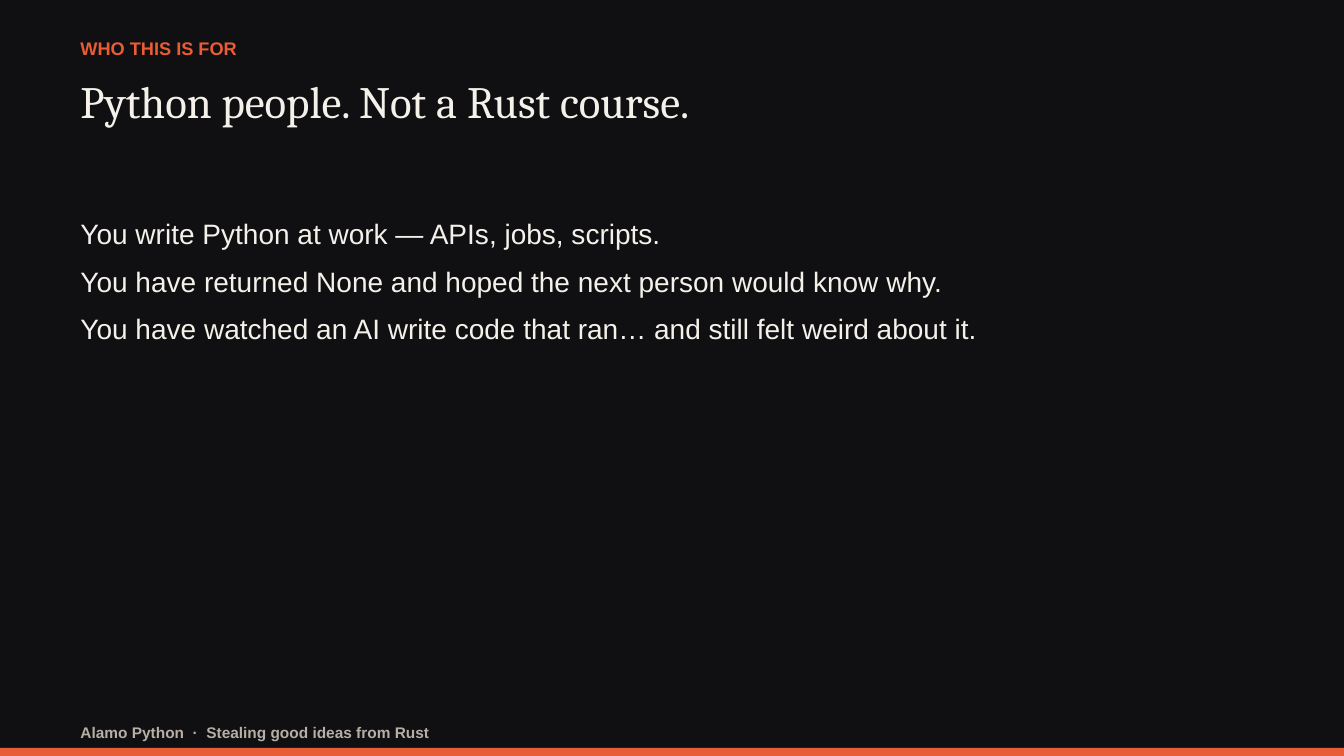
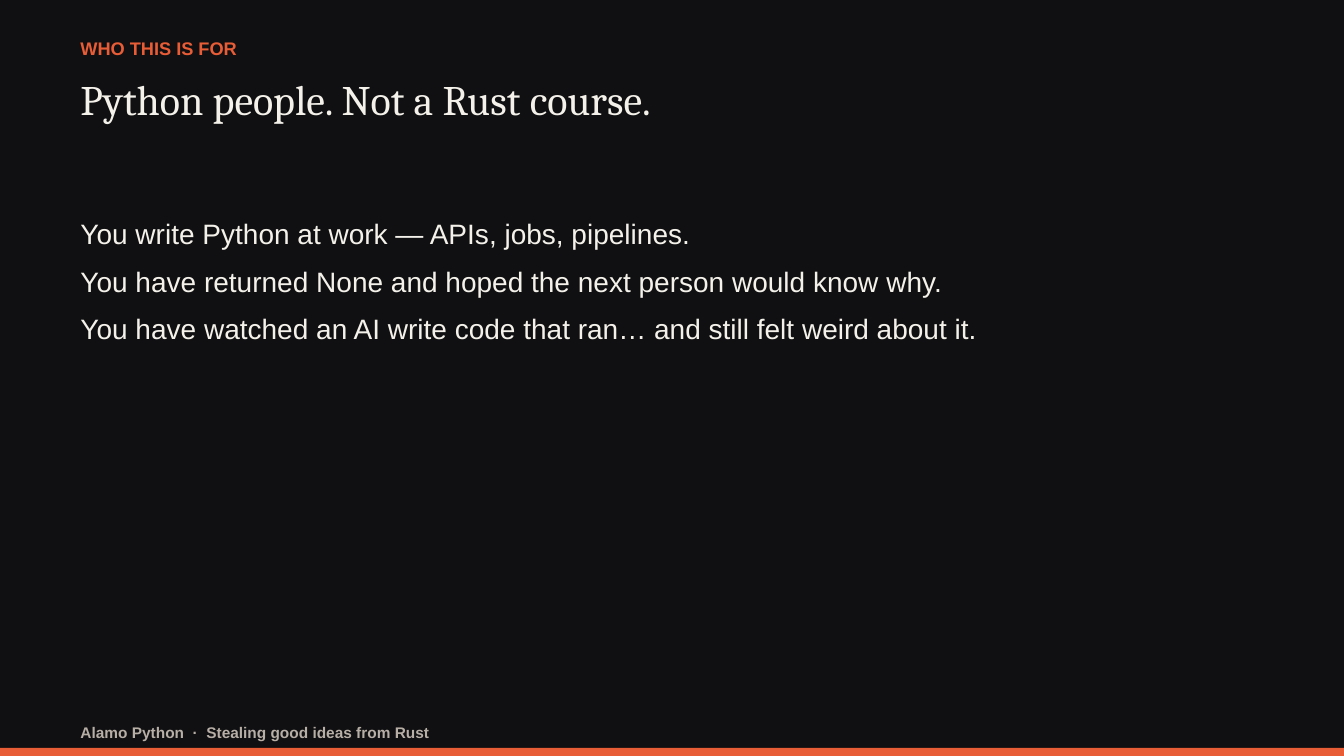
Before and after one commit to darwing1210/thinking-in-rust-writing-in-python, a slide deck: slide 2 of presentation/stealing-good-ideas-from-rust.pptx. Drawn at 1344x756 pixels with LibreOffice and Linux fonts; fonts in the diff are those of the drawing. Boxes give left, top, right and bottom in pixels: in the first picture for what was removed or moved away, otherwise in the second. Text is boxed around its words. In the diff, an @@ line names an element or a change of style, - is before the commit and + after.

```diff
--- a/presentation/stealing-good-ideas-from-rust.pptx
+++ b/presentation/stealing-good-ideas-from-rust.pptx
@@ text "Python people. Not a Rust ..." at box(80, 86, 651, 124): size 32 to 30 pt @@
@@ text at box(80, 223, 689, 249): text changed @@
-You write Python at work — APIs, jobs, scripts.
+You write Python at work — APIs, jobs, pipelines.
```
Also in this commit, not shown: 10 other slides changed, 6 slides added, 4 slides removed, 21 other files.
